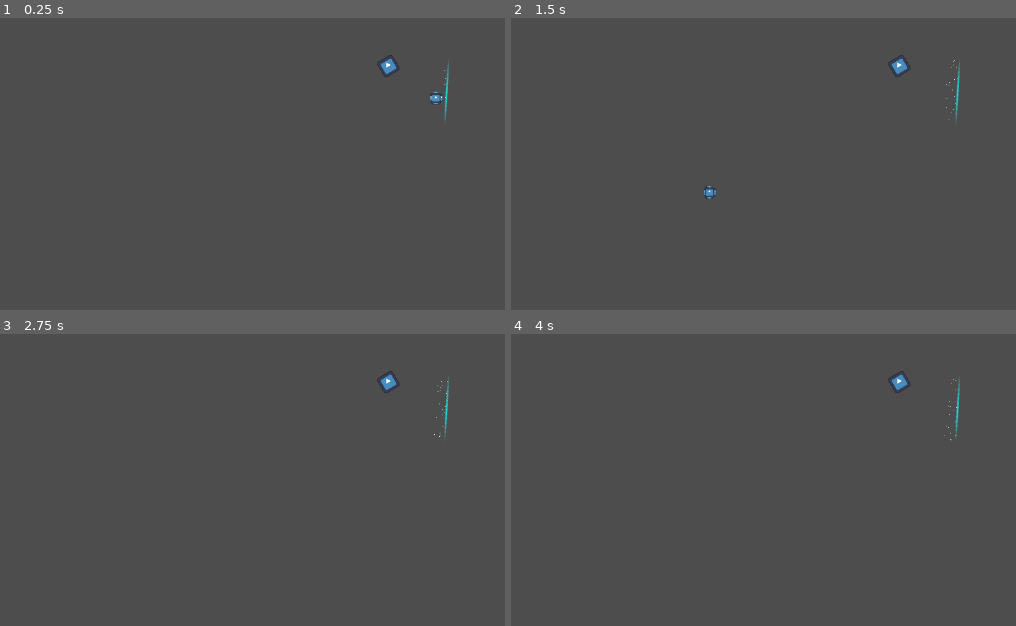
Above: before the commit, frames 1-4 (two rows, left to right).
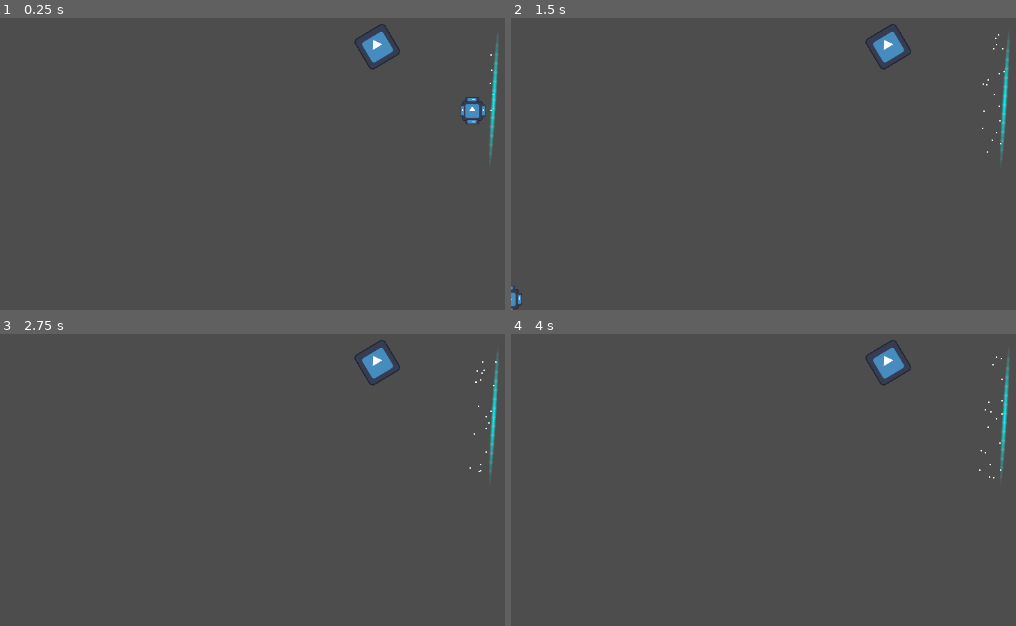
Above: after the commit, the same moments.

Repository: sparkworm/Jameplay2025
Game: Godot game, scene res://scenes/levels/test_level.tscn
Same seed, same stepped clock (60 frames per second), same inputs: the game is played once before the commit and once after it. This scene is started directly instead of the project's main scene. The engine's default icon, where the game draws it, is replaced by a stand-in: a white triangle on a blue panel in a dark square.
Inputs:
- Up to frame 1 (0.25 s): no input
- Up to frame 2 (1.5 s): no input
- Up to frame 3 (2.75 s): no input
- Up to frame 4 (4 s): tap Enter at 3.5 s

The runs differ from the first frame. In frame 1, 1.4% of the frame differs, in the area x 70-99%, y 2-49%; in frame 2, 1.2%; in frame 3, 1.1%; in frame 4, 1.1%.

Commit message:
Added camera to Level, and removed from TestLevel.

Diff:
--- a/scenes/levels/test_level.tscn
+++ b/scenes/levels/test_level.tscn
@@ -9,9 +9,7 @@
 
 [node name="TestLevel" instance=ExtResource("1_ftd6k")]
 
-[node name="Camera2D" type="Camera2D" parent="." index="0"]
-
-[node name="StaticBody2D" type="StaticBody2D" parent="." index="1"]
+[node name="StaticBody2D" type="StaticBody2D" parent="." index="0"]
 position = Vector2(-16, -28)
 rotation = -0.538976
 
@@ -49,7 +47,7 @@
 scale = Vector2(0.0246429, 0.0766667)
 texture = ExtResource("3_4fnhy")
 
-[node name="PlayerBarrier" parent="." index="4" instance=ExtResource("3_ur3ym")]
+[node name="PlayerBarrier" parent="." index="3" instance=ExtResource("3_ur3ym")]
 position = Vector2(68, 10)
 rotation = 3.20179
 scale = Vector2(0.352484, 0.526579)
--- a/scenes/parent/level.tscn
+++ b/scenes/parent/level.tscn
@@ -9,3 +9,6 @@
 [node name="Ball" parent="." instance=ExtResource("2_kc4jg")]
 
 [node name="Tiles" type="TileMapLayer" parent="."]
+
+[node name="Camera2D" type="Camera2D" parent="."]
+zoom = Vector2(2, 2)
